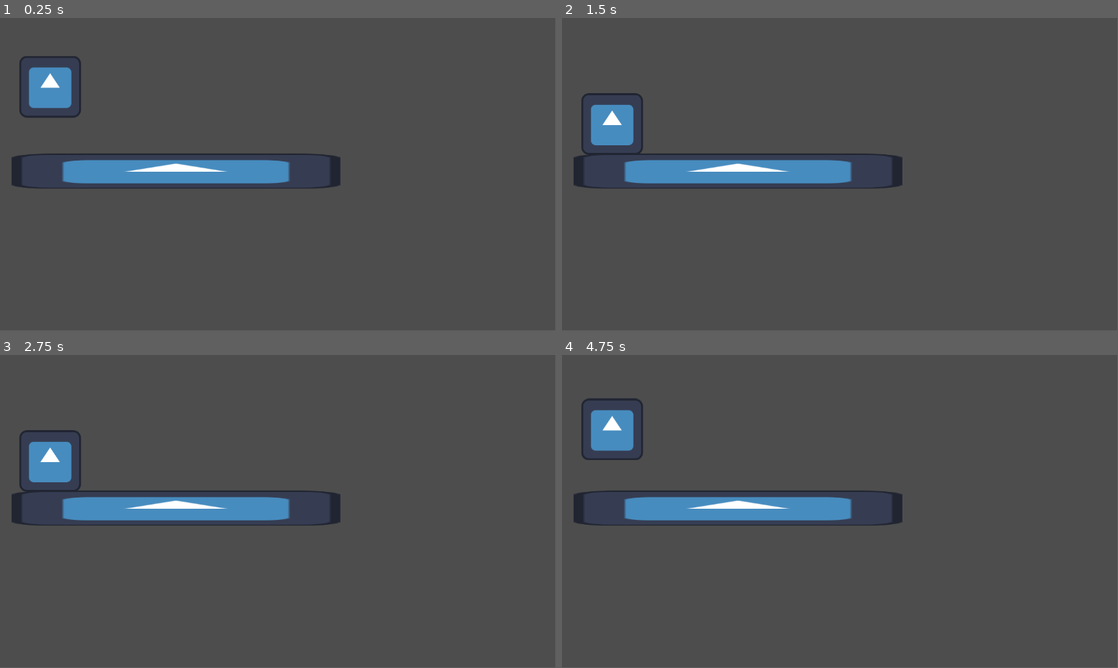
Above: before the commit, frames 1-4 (two rows, left to right).
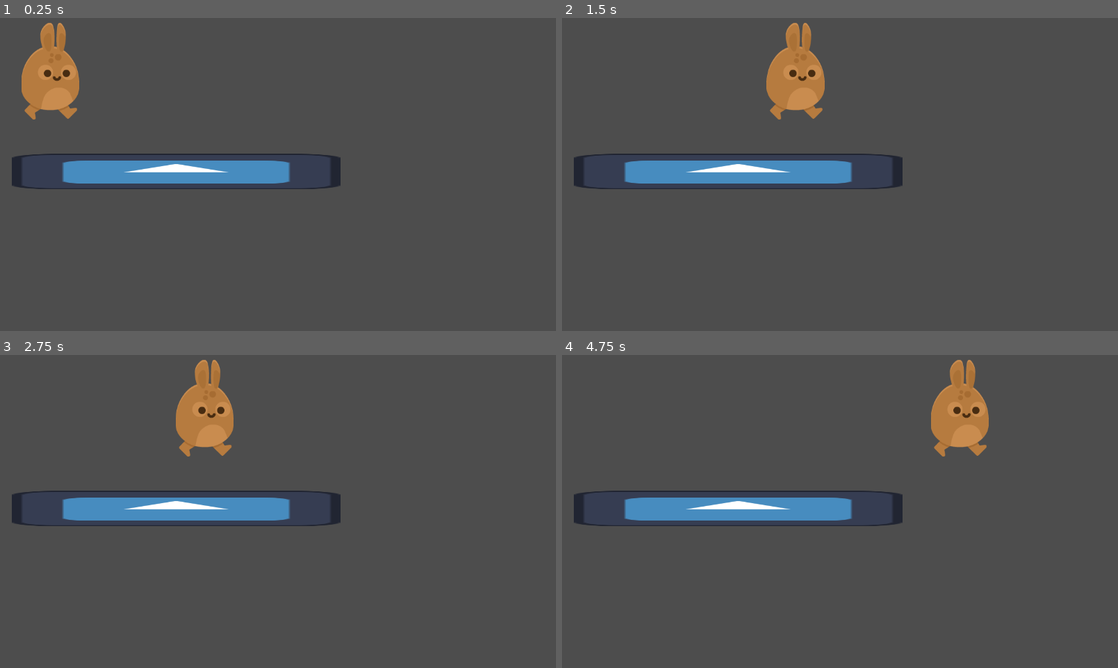
Above: after the commit, the same moments.

Repository: Akecza/BrainDrain
Game: Godot game, scene res://scenes/game.tscn
The game is run twice, just before and just after one commit, with the same random seed, the same clock (stepped at 60 frames per second) and the same inputs. The engine's default icon, where the game draws it, is replaced by a stand-in: a white triangle on a blue panel in a dark square.
Inputs:
- Up to frame 1 (0.25 s): no input
- Up to frame 2 (1.5 s): tap Enter (ui_accept) at 0.5, 0.77 s; hold D (walk_right, bound only after the commit) from 0.53 s (still down)
- Up to frame 3 (2.75 s): tap Enter (ui_accept) at 1.52 s; release D (walk_right, bound only after the commit) at 2.03 s; hold A (walk_left, bound only after the commit) from 2.03 s (still down)
- Up to frame 4 (4.75 s): release A (walk_left, bound only after the commit) at 2.78 s; hold D (walk_right, bound only after the commit) 2.78-4.28 s; tap Enter (ui_accept) at 3.02, 3.77, 4.52 s; hold A (walk_left, bound only after the commit) from 4.28 s (still down)
In our replay, the window is 799x449 before the commit and 800x450 after it. These sizes can differ from the game's own. Grey fills any space a smaller window leaves; there, only what the larger window draws over its background counts as a difference.

The runs differ from the first frame. In frame 1, 2.8% of the frame differs, in the area x 3-60%, y 1-55%; in frame 2, 3.8%; in frame 3, 3.8%; in frame 4, 3.9%, in the area x 3-77%, y 1-55%.
Error after the commit: Invalid type in function 'clamp' in base 'Vector2'. Cannot convert argument 2 from Nil to Vector2. (res://scenes/player.gd:28)

Commit message:
Player

Diff:
--- a/project.godot
+++ b/project.godot
@@ -15,6 +15,37 @@
 config/features=PackedStringArray("4.2", "Mobile")
 config/icon="res://icon.svg"
 
+[display]
+
+window/stretch/mode="canvas_items"
+
+[input]
+
+walk_left={
+"deadzone": 0.5,
+"events": [Object(InputEventKey,"resource_local_to_scene":false,"resource_name":"","device":-1,"window_id":0,"alt_pressed":false,"shift_pressed":false,"ctrl_pressed":false,"meta_pressed":false,"pressed":false,"keycode":0,"physical_keycode":65,"key_label":0,"unicode":97,"echo":false,"script":null)
+, Object(InputEventKey,"resource_local_to_scene":false,"resource_name":"","device":-1,"window_id":0,"alt_pressed":false,"shift_pressed":false,"ctrl_pressed":false,"meta_pressed":false,"pressed":false,"keycode":0,"physical_keycode":4194319,"key_label":0,"unicode":0,"echo":false,"script":null)
+]
+}
+walk_up={
+"deadzone": 0.5,
+"events": [Object(InputEventKey,"resource_local_to_scene":false,"resource_name":"","device":-1,"window_id":0,"alt_pressed":false,"shift_pressed":false,"ctrl_pressed":false,"meta_pressed":false,"pressed":false,"keycode":0,"physical_keycode":87,"key_label":0,"unicode":119,"echo":false,"script":null)
+, Object(InputEventKey,"resource_local_to_scene":false,"resource_name":"","device":-1,"window_id":0,"alt_pressed":false,"shift_pressed":false,"ctrl_pressed":false,"meta_pressed":false,"pressed":false,"keycode":0,"physical_keycode":4194320,"key_label":0,"unicode":0,"echo":false,"script":null)
+]
+}
+walk_right={
+"deadzone": 0.5,
+"events": [Object(InputEventKey,"resource_local_to_scene":false,"resource_name":"","device":-1,"window_id":0,"alt_pressed":false,"shift_pressed":false,"ctrl_pressed":false,"meta_pressed":false,"pressed":false,"keycode":0,"physical_keycode":68,"key_label":0,"unicode":100,"echo":false,"script":null)
+, Object(InputEventKey,"resource_local_to_scene":false,"resource_name":"","device":-1,"window_id":0,"alt_pressed":false,"shift_pressed":false,"ctrl_pressed":false,"meta_pressed":false,"pressed":false,"keycode":0,"physical_keycode":4194321,"key_label":0,"unicode":0,"echo":false,"script":null)
+]
+}
+walk_down={
+"deadzone": 0.5,
+"events": [Object(InputEventKey,"resource_local_to_scene":false,"resource_name":"","device":-1,"window_id":0,"alt_pressed":false,"shift_pressed":false,"ctrl_pressed":false,"meta_pressed":false,"pressed":false,"keycode":0,"physical_keycode":83,"key_label":0,"unicode":115,"echo":false,"script":null)
+, Object(InputEventKey,"resource_local_to_scene":false,"resource_name":"","device":-1,"window_id":0,"alt_pressed":false,"shift_pressed":false,"ctrl_pressed":false,"meta_pressed":false,"pressed":false,"keycode":0,"physical_keycode":4194322,"key_label":0,"unicode":0,"echo":false,"script":null)
+]
+}
+
 [rendering]
 
 renderer/rendering_method="mobile"
--- /dev/null
+++ b/scenes/player.gd
@@ -0,0 +1,28 @@
+extends Node2D
+@export var speed = 400 # How fast the player will move (pixels/sec).
+var screen_size # Size of the game window.
+
+# Called when the node enters the scene tree for the first time.
+func _ready():
+	pass # Replace with function body.
+
+
+# Called every frame. 'delta' is the elapsed time since the previous frame.
+func _process(delta):
+	var velocity = Vector2.ZERO # The player's movement vector.
+	if Input.is_action_pressed("walk_right"):
+		velocity.x += 1
+	if Input.is_action_pressed("walk_left"):
+		velocity.x -= 1
+	if Input.is_action_pressed("walk_down"):
+		velocity.y += 1
+	if Input.is_action_pressed("walk_up"):
+		velocity.y -= 1
+
+	if velocity.length() > 0:
+		velocity = velocity.normalized() * speed
+		$AnimatedSprite2D.play()
+	else:
+		$AnimatedSprite2D.stop()
+	position += velocity * delta
+	position = position.clamp(Vector2.ZERO, screen_size)
--- a/scenes/player.tscn
+++ b/scenes/player.tscn
@@ -1,17 +1,51 @@
-[gd_scene load_steps=4 format=3 uid="uid://b3l8edt0bi7np"]
+[gd_scene load_steps=8 format=3 uid="uid://b3l8edt0bi7np"]
 
-[ext_resource type="Script" path="res://scripts/Player.gd" id="1_gb6cs"]
-[ext_resource type="Texture2D" uid="uid://cer62p5bq6oph" path="res://icon.svg" id="2_60x14"]
+[ext_resource type="Script" path="res://scenes/player.gd" id="1_bpioq"]
+[ext_resource type="Texture2D" uid="uid://bwxalerr3oecs" path="res://Placeholder/bunny1_stand.png" id="2_11l5n"]
+[ext_resource type="Texture2D" uid="uid://dgok2lgd86qi7" path="res://Placeholder/bunny1_walk1.png" id="3_yorwq"]
+[ext_resource type="Texture2D" uid="uid://cuftb2iyu3028" path="res://Placeholder/bunny1_walk2.png" id="4_7mb2m"]
 
-[sub_resource type="RectangleShape2D" id="RectangleShape2D_f62e3"]
-size = Vector2(125, 126)
+[sub_resource type="SpriteFrames" id="SpriteFrames_byd17"]
+animations = [{
+"frames": [{
+"duration": 1.0,
+"texture": ExtResource("2_11l5n")
+}],
+"loop": true,
+"name": &"stand",
+"speed": 5.0
+}, {
+"frames": [{
+"duration": 1.0,
+"texture": ExtResource("3_yorwq")
+}, {
+"duration": 1.0,
+"texture": ExtResource("4_7mb2m")
+}],
+"loop": true,
+"name": &"walk",
+"speed": 5.0
+}]
 
-[node name="Player" type="CharacterBody2D"]
-script = ExtResource("1_gb6cs")
+[sub_resource type="CapsuleShape2D" id="CapsuleShape2D_qphrt"]
+radius = 62.0
+height = 162.0
 
-[node name="Icon" type="Sprite2D" parent="."]
-texture = ExtResource("2_60x14")
+[sub_resource type="CircleShape2D" id="CircleShape2D_5c1sj"]
+radius = 242.019
 
-[node name="CollisionShape2D" type="CollisionShape2D" parent="."]
-position = Vector2(-0.5, -1)
-shape = SubResource("RectangleShape2D_f62e3")
+[node name="Player" type="Node2D"]
+script = ExtResource("1_bpioq")
+metadata/_edit_group_ = true
+
+[node name="AnimatedSprite2D" type="AnimatedSprite2D" parent="."]
+sprite_frames = SubResource("SpriteFrames_byd17")
+animation = &"walk"
+
+[node name="PlayerCollision" type="CollisionShape2D" parent="."]
+shape = SubResource("CapsuleShape2D_qphrt")
+
+[node name="SkillRange" type="CollisionShape2D" parent="."]
+light_mask = 0
+shape = SubResource("CircleShape2D_5c1sj")
+disabled = true
Binary file added: Placeholder/bunny1_stand.png
Not shown, added: Placeholder/bunny1_stand.png.import
Binary file added: Placeholder/bunny1_walk1.png
Not shown, added: Placeholder/bunny1_walk1.png.import
Binary file added: Placeholder/bunny1_walk2.png
Not shown, added: Placeholder/bunny1_walk2.png.import
